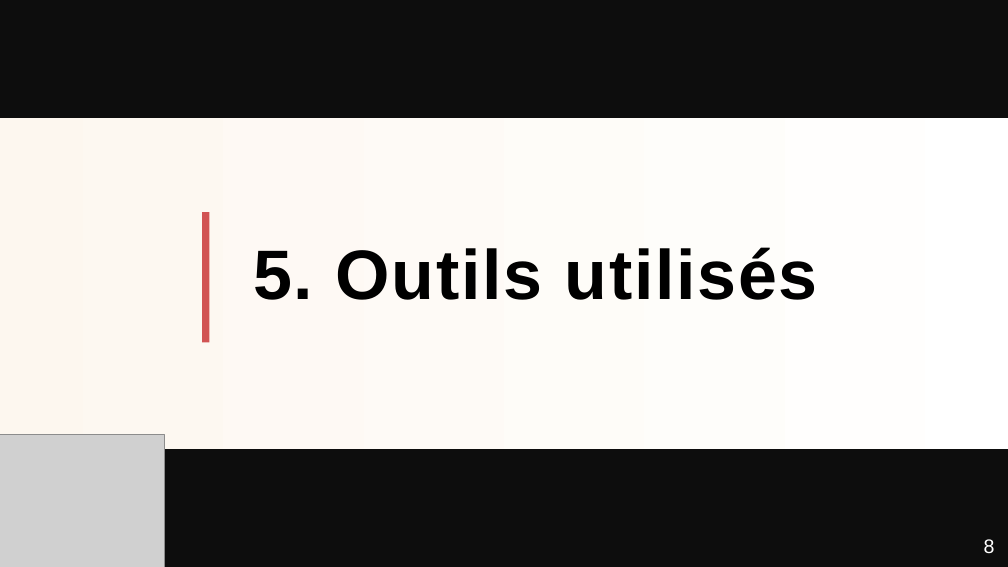
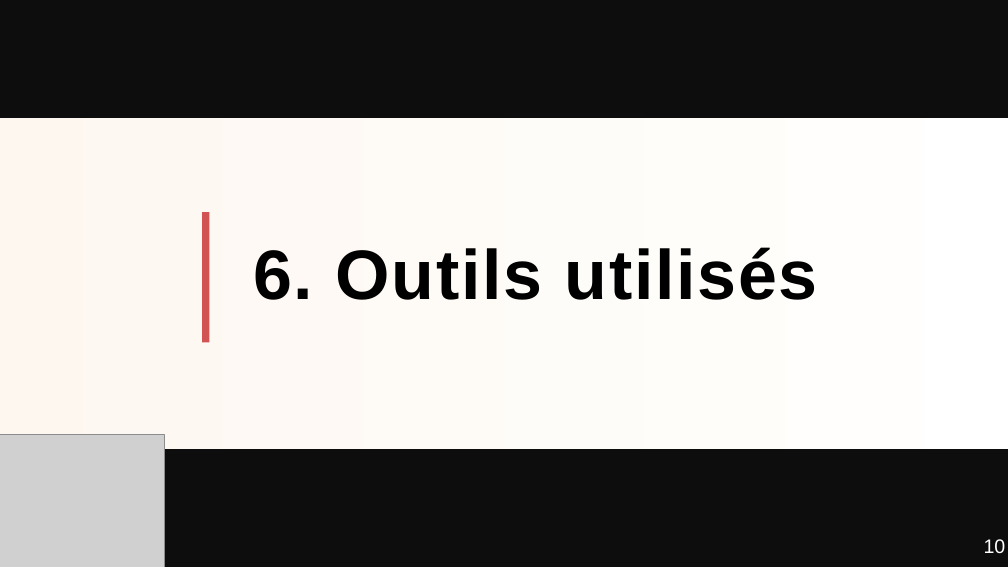
Before and after one commit to HamzaBourras/BCG-Car-Rental, a slide deck: slide 12 of rapport_presentation/PP_Presentation.pptx (slide 10 before the commit). Drawn at 1008x567 pixels with LibreOffice and Linux fonts; fonts in the diff are those of the drawing; grey boxes stand for pictures; background and template pictures are left out. Boxes give left, top, right and bottom in pixels: in the first picture for what was removed or moved away, otherwise in the second. Text is boxed around its words. In the diff, an @@ line names an element or a change of style, - is before the commit and + after.

```diff
--- a/rapport_presentation/PP_Presentation.pptx
+++ b/rapport_presentation/PP_Presentation.pptx
@@ text at (x1=253, y1=247, x2=818, y2=300): text changed @@
-5. Outils utilisés
+6. Outils utilisés
@@ text at (x1=984, y1=539, x2=1006, y2=554): text changed @@
-8
+10
```
Also in this commit, not shown: 4 other slides changed.
